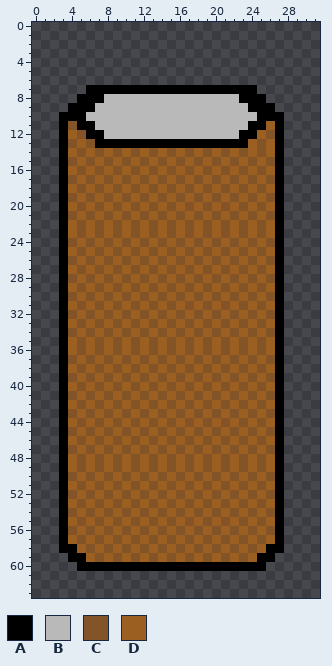
One commit to this pixel-art sprite: Assets/Sprites/Props/Laundry Bascet.png. Above: the version before the commit.
The file is 32x64 pixels.
Palette (. is transparent): A #000000  B #b9b9b9  C #835427  D #9b5f22
Pixels before, first column x 3:
 7 ...AAAAAAAAAAAAAAAAAAA...
 8 ..AAABBBBBBBBBBBBBBBAAA..
 9 .AAABBBBBBBBBBBBBBBBBAAA.
10 AAABBBBBBBBBBBBBBBBBBBAAA
11 ACAABBBBBBBBBBBBBBBBBAADA
12 ADCAABBBBBBBBBBBBBBBAADCA
13 ACDCAAAAAAAAAAAAAAAAADCDA
14 ADCDCDCDCDCDCDCDCDCDCDCDA
15 ACDCDCDCDCDCDCDCDCDCDCDCA
16 ADCDCDCDCDCDCDCDCDCDCDCDA
17 ACDCDCDCDCDCDCDCDCDCDCDCA
18 ADCDCDCDCDCDCDCDCDCDCDCDA
19 ACDCDCDCDCDCDCDCDCDCDCDCA
20 ADCDCDCDCDCDCDCDCDCDCDCDA
21 ACDCDCDCDCDCDCDCDCDCDCDCA
22 ADCDCDCDCDCDCDCDCDCDCDCDA
23 ADCDCDCDCDCDCDCDCDCDCDCDA
24 ACDCDCDCDCDCDCDCDCDCDCDCA
25 ADCDCDCDCDCDCDCDCDCDCDCDA
26 ACDCDCDCDCDCDCDCDCDCDCDCA
27 ADCDCDCDCDCDCDCDCDCDCDCDA
28 ACDCDCDCDCDCDCDCDCDCDCDCA
29 ADCDCDCDCDCDCDCDCDCDCDCDA
30 ACDCDCDCDCDCDCDCDCDCDCDCA
31 ADCDCDCDCDCDCDCDCDCDCDCDA
32 ACDCDCDCDCDCDCDCDCDCDCDCA
33 ADCDCDCDCDCDCDCDCDCDCDCDA
34 ACDCDCDCDCDCDCDCDCDCDCDCA
35 ADCDCDCDCDCDCDCDCDCDCDCDA
36 ADCDCDCDCDCDCDCDCDCDCDCDA
37 ACDCDCDCDCDCDCDCDCDCDCDCA
38 ADCDCDCDCDCDCDCDCDCDCDCDA
39 ACDCDCDCDCDCDCDCDCDCDCDCA
40 ADCDCDCDCDCDCDCDCDCDCDCDA
41 ACDCDCDCDCDCDCDCDCDCDCDCA
42 ADCDCDCDCDCDCDCDCDCDCDCDA
43 ACDCDCDCDCDCDCDCDCDCDCDCA
44 ADCDCDCDCDCDCDCDCDCDCDCDA
45 ACDCDCDCDCDCDCDCDCDCDCDCA
46 ADCDCDCDCDCDCDCDCDCDCDCDA
47 ACDCDCDCDCDCDCDCDCDCDCDCA
48 ADCDCDCDCDCDCDCDCDCDCDCDA
49 ADCDCDCDCDCDCDCDCDCDCDCDA
50 ACDCDCDCDCDCDCDCDCDCDCDCA
51 ADCDCDCDCDCDCDCDCDCDCDCDA
52 ACDCDCDCDCDCDCDCDCDCDCDCA
53 ADCDCDCDCDCDCDCDCDCDCDCDA
54 ACDCDCDCDCDCDCDCDCDCDCDCA
55 ADCDCDCDCDCDCDCDCDCDCDCDA
56 ACDCDCDCDCDCDCDCDCDCDCDCA
57 ADCDCDCDCDCDCDCDCDCDCDCDA
58 AADCDCDCDCDCDCDCDCDCDCDAA
59 .AADCDCDCDCDCDCDCDCDCDAA.
60 ..AAAAAAAAAAAAAAAAAAAAA..
Now the later version:
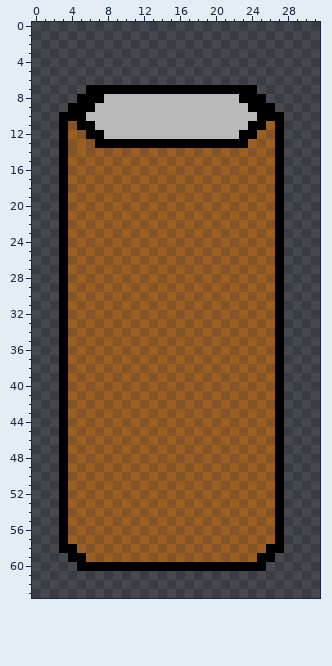
Diff:
Changed rows in their new state; - is an unchanged pixel.
first column x 4:
14 CDCDCDCDCDCDCDCDCDCDCDC
15 DCDCDCDCDCDCDCDCDCDCDCD
16 CDCDCDCDCDCDCDCDCDCDCDC
17 DCDCDCDCDCDCDCDCDCDCDCD
18 CDCDCDCDCDCDCDCDCDCDCDC
19 DCDCDCDCDCDCDCDCDCDCDCD
20 CDCDCDCDCDCDCDCDCDCDCDC
21 DCDCDCDCDCDCDCDCDCDCDCD
22 CDCDCDCDCDCDCDCDCDCDCDC
first column x 4:
36 CDCDCDCDCDCDCDCDCDCDCDC
37 DCDCDCDCDCDCDCDCDCDCDCD
38 CDCDCDCDCDCDCDCDCDCDCDC
39 DCDCDCDCDCDCDCDCDCDCDCD
40 CDCDCDCDCDCDCDCDCDCDCDC
41 DCDCDCDCDCDCDCDCDCDCDCD
42 CDCDCDCDCDCDCDCDCDCDCDC
43 DCDCDCDCDCDCDCDCDCDCDCD
44 CDCDCDCDCDCDCDCDCDCDCDC
45 DCDCDCDCDCDCDCDCDCDCDCD
46 CDCDCDCDCDCDCDCDCDCDCDC
47 DCDCDCDCDCDCDCDCDCDCDCD
48 CDCDCDCDCDCDCDCDCDCDCDC
Boxes around the changes in both pictures, in picture pixels (x1, y1, x2, y2):
changed: (68, 148, 275, 229)
changed: (68, 346, 275, 463)
